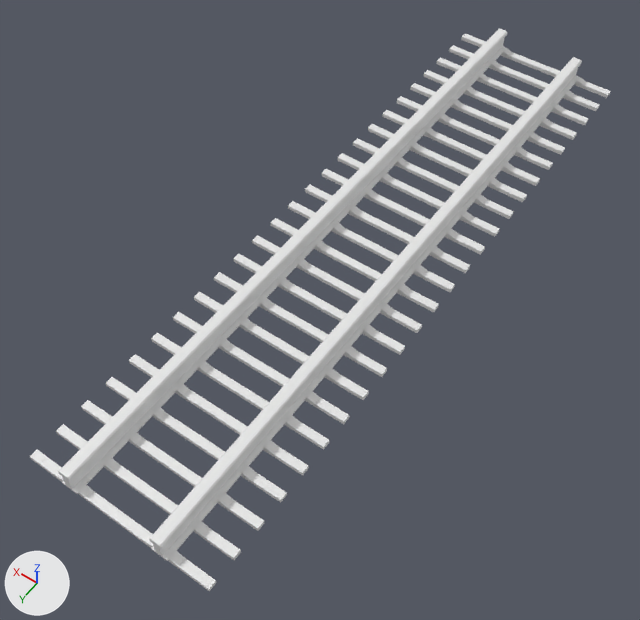
The Blender file Modellieren/gleise/gleise.blend, before and after one commit.
One viewpoint serves both versions: a camera (50 mm lens) standing at (-21.4, 42.4, 53.2) and looking at (4.5, 6.1, -3.8). Lighting does not change. The marker at lower left points along +X, +Y and +Z.

Script lines for the objects in view, before the commit:
```python
me_cube = bpy.data.meshes.new('Cube')
me_cube.from_pydata(...)  # 88 vertices, 76 faces; spans x -1.4..1.4, y -30.0..30.0, z -1.0..1.0
me_cube.materials.append(mat_material)  # white #e7e7e7
me_cube_002 = bpy.data.meshes.new('Cube.002')
me_cube_002.from_pydata(...)  # 92 vertices, 71 faces; spans x -8.4..7.6, y -1.0..-0.3, z -1.0..-0.4
ob_rail_001 = bpy.data.objects.new('Rail.001', me_cube)
ob_rail_001.location = (0.0, 0.0, 0.0)
ob_rail_001.scale = (0.499, 1.0, 1.0)
_m = ob_rail_001.modifiers.new('Array', 'ARRAY')
_m.relative_offset_displace = (5.73, 0.0, 0.0)
ob_railwaysleepers_001 = bpy.data.objects.new('railwaysleepers.001', me_cube_002)
ob_railwaysleepers_001.location = (4.37, -29.0, -0.37)
_m = ob_railwaysleepers_001.modifiers.new('Array', 'ARRAY')
_m.count = 25
_m.relative_offset_displace = (0.0, 3.6, 0.0)
```
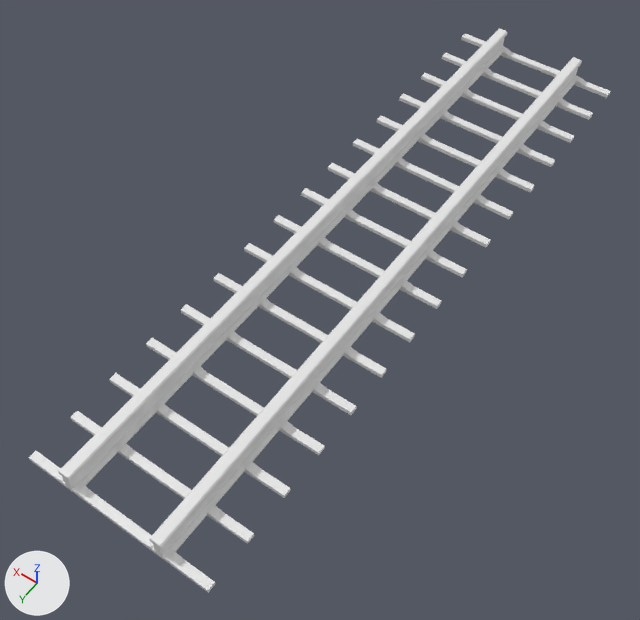
Scene script edits in JSON lines:
```json
{"block": "ob_railwaysleepers_001", "where": "_m = ob_railwaysleepers_001.modifiers.new('Array', 'ARRAY')"}
{"op": "set", "path": "_m.count", "old": "25", "new": "16"}
{"op": "set", "path": "_m.relative_offset_displace", "old": "(0.0, 3.6, 0.0)", "new": "(0.0, 5.77, 0.0)"}
```

What differs and where, as boxes [x1, y1, x2, y2] in the pictures (640 x 620 px):
```json
{"object": "railwaysleepers.001", "change": "modifiers changed", "before": [30, 33, 610, 591], "after": [29, 33, 610, 593]}
```
